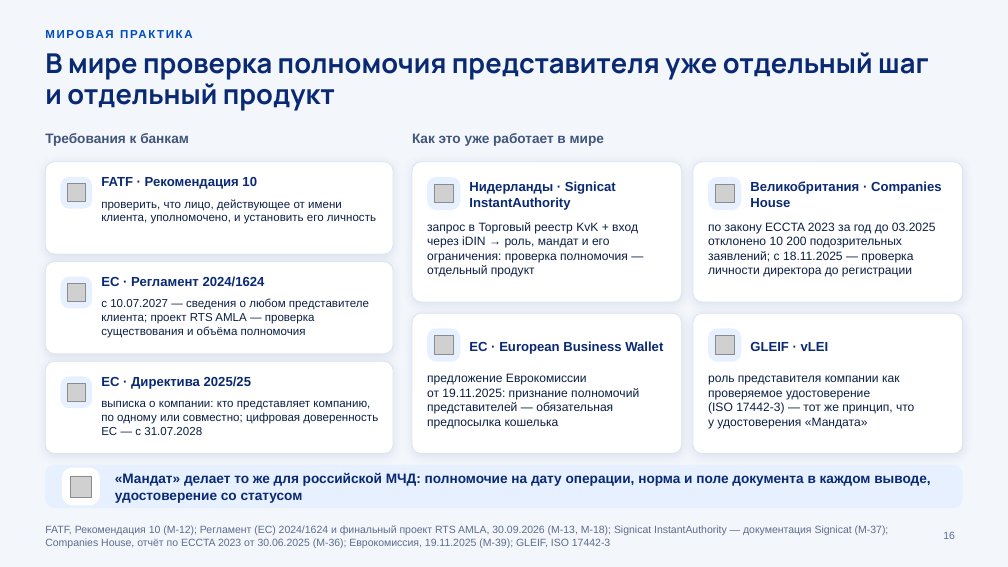
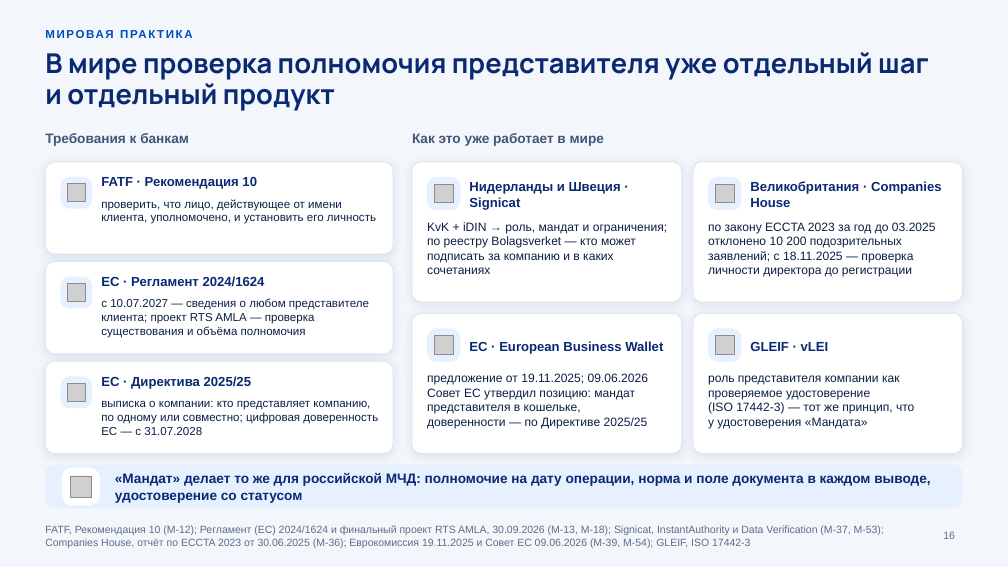
Before and after one commit to KonkovDV/Mandat, a slide deck: slide 16 of submission/slides/Mandat_VTB.pptx. Drawn at 1008x567 pixels with LibreOffice and Linux fonts; fonts in the diff are those of the drawing; grey boxes stand for pictures; background and template pictures are left out. Boxes give left, top, right and bottom in pixels: in the first picture for what was removed or moved away, otherwise in the second. Text is boxed around its words. In the diff, an @@ line names an element or a change of style, - is before the commit and + after.

Commit message:
competitors rechecked on 22.11.2026: MCHD APIs, Signicat and UC, Sumsub, EU Business Wallet
COMPETITORS.md gets the Astral and MIG24 MCHD APIs, Kontur.Focus, analogs abroad and
what to take from them (M-53 to M-56). Slides 16, A5 and A13 and the jury answers follow.
Site slides re-exported from the current deck; evidence.json rebuilt from these sources.

```diff
--- a/submission/slides/Mandat_VTB.pptx
+++ b/submission/slides/Mandat_VTB.pptx
@@ text at [469,182,621,210]: text changed @@
-Нидерланды · Signicat InstantAuthority
+Нидерланды и Швеция · Signicat
@@ text at [427,222,667,274]: text changed @@
-запрос в Торговый реестр KvK + вход через iDIN → роль, мандат и его ограничения: проверка полномочия — отдельный продукт
+KvK + iDIN → роль, мандат и ограничения; по реестру Bolagsverket — кто может подписать за компанию и в каких сочетаниях
@@ text at [427,373,648,428]: text changed @@
-предложение Еврокомиссии от 19.11.2025: признание полномочий представителей — обязательная предпосылка кошелька
+предложение от 19.11.2025; 09.06.2026 Совет ЕС утвердил позицию: мандат представителя в кошельке, доверенности — по Директиве 2025/25
@@ text at [45,525,884,548]: text changed @@
-FATF, Рекомендация 10 (M‑12); Регламент (ЕС) 2024/1624 и финальный проект RTS AMLA, 30.09.2026 (M‑13, M‑18); Signicat InstantAuthority — документация Signicat (M‑37); Companies House, отчёт по ECCTA 2023 от 30.06.2025 (M‑36); Еврокомиссия, 19.11.2025 (M‑39); GLEIF, ISO 17442‑3
+FATF, Рекомендация 10 (M‑12); Регламент (ЕС) 2024/1624 и финальный проект RTS AMLA, 30.09.2026 (M‑13, M‑18); Signicat, InstantAuthority и Data Verification (M‑37, M‑53); Companies House, отчёт по ECCTA 2023 от 30.06.2025 (M‑36); Еврокомиссия 19.11.2025 и Совет ЕС 09.06.2026 (M‑39, M‑54); GLEIF, ISO 17442‑3
```
Also in this commit, not shown: 10 other slides changed, 31 other files.
